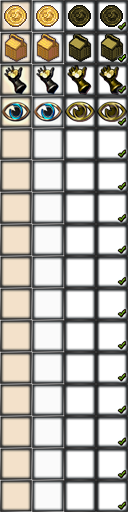
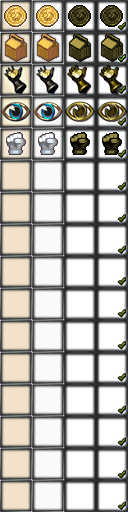
Layer changes from the first 128x512 image to the second:
added layer "Fist_Yellow" (multiply, 80%) above "Fist" over [70, 132, 122, 156]
added layer "Fist" above "SlavePenny_Yellow" over [2, 128, 122, 159]
painted on "SlavePenny" over [2, 128, 122, 159]
painted on "Alms" over [2, 128, 122, 159]
